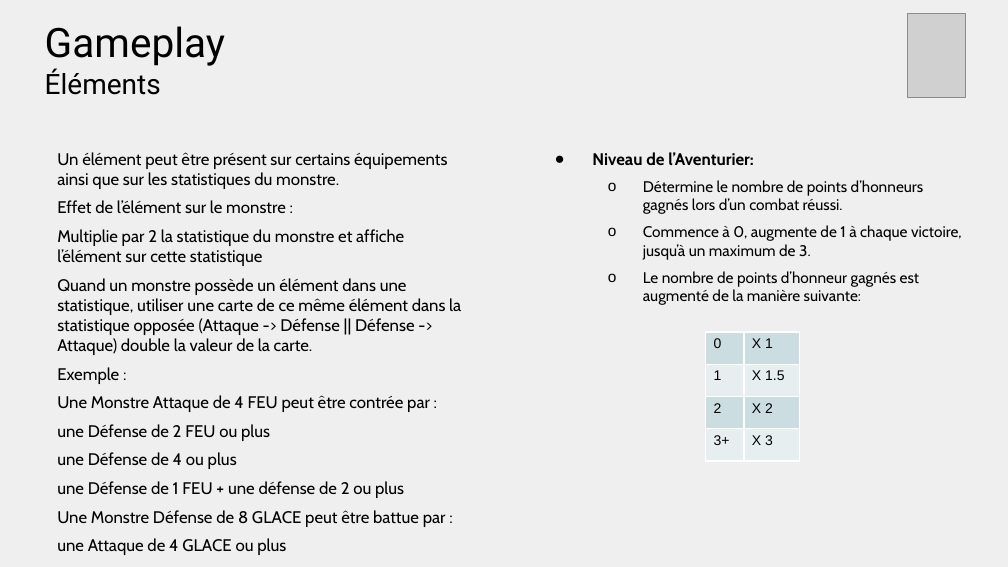
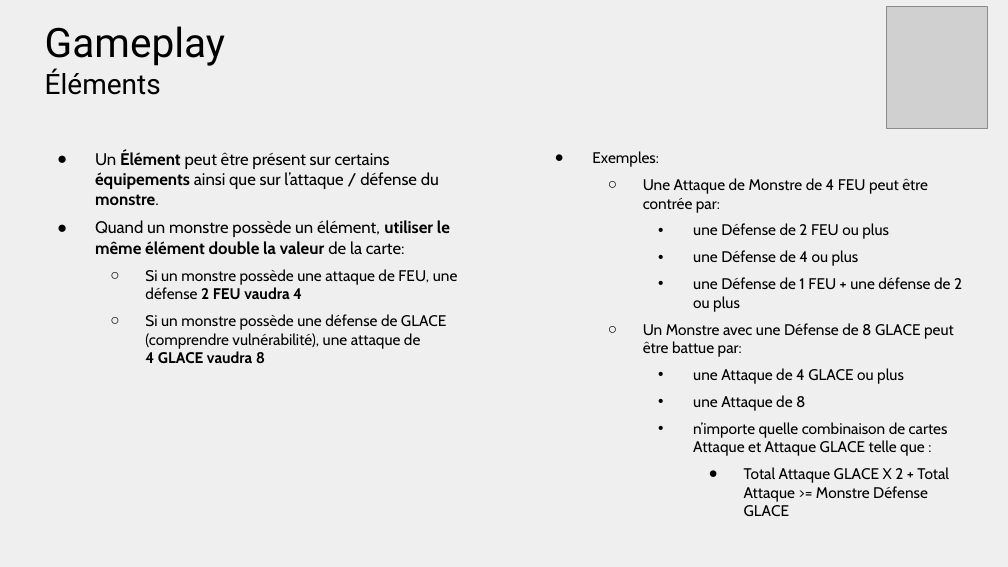
Before and after one commit to dqchess/5GD-JeuDeCarteHybride, a slide deck: slide 14 of Docs/GOD.pptx. Drawn at 1008x567 pixels with LibreOffice and Linux fonts; fonts in the diff are those of the drawing; grey boxes stand for pictures. Boxes give left, top, right and bottom in pixels: in the first picture for what was removed or moved away, otherwise in the second. Text is boxed around its words. In the diff, an @@ line names an element or a change of style, - is before the commit and + after.

```diff
--- a/Docs/GOD.pptx
+++ b/Docs/GOD.pptx
@@ picture added at bbox=[886, 6, 987, 128] @@
@@ picture removed at bbox=[908, 13, 967, 97] @@
@@ text at bbox=[95, 151, 458, 363]: text changed @@
-Un élément peut être présent sur certains équipements ainsi que sur les statistiques du monstre.
-Effet de l’élément sur le monstre :
-Multiplie par 2 la statistique du monstre et affiche l’élément sur cette statistique
-Quand un monstre possède un élément dans une statistique, utiliser une carte de ce même élément dans la statistique opposée (Attaque -> Défense || Défense -> Attaque) double la valeur de la carte.
-Exemple :
-Une Monstre Attaque de 4 FEU peut être contrée par :
-une Défense de 2 FEU ou plus
-une Défense de 4 ou plus
-une Défense de 1 FEU + une défense de 2 ou plus
-Une Monstre Défense de 8 GLACE peut être battue par :
-une Attaque de 4 GLACE ou plus
-une Attaque de 8
-n’importe quelle combinaison de cartes Attaque et Attaque GLACE tel que :
-Total Attaque GLACE X 2 + Total Attaque >= Monstre Défense GLACE
+● Un Élément peut être présent sur certains équipements ainsi que sur l’attaque / défense du monstre.
+● Quand un monstre possède un élément, utiliser le même élément double la valeur de la carte:
+  ○ Si un monstre possède une attaque de FEU, une défense 2 FEU vaudra 4
+  ○ Si un monstre possède une défense de GLACE (comprendre vulnérabilité), une attaque de
+    4 GLACE vaudra 8
@@ text at bbox=[592, 151, 962, 516]: text changed @@
-● Niveau de l’Aventurier:
-  o Détermine le nombre de points d’honneurs gagnés lors d’un combat réussi.
-  o Commence à 0, augmente de 1 à chaque victoire, jusqu’à un maximum de 3.
-  o Le nombre de points d’honneur gagnés est augmenté de la manière suivante:
+● Exemples:
+  ○ Une Attaque de Monstre de 4 FEU peut être contrée par:
+    • une Défense de 2 FEU ou plus
+    • une Défense de 4 ou plus
+    • une Défense de 1 FEU + une défense de 2 ou plus
+  ○ Un Monstre avec une Défense de 8 GLACE peut être battue par:
+    • une Attaque de 4 GLACE ou plus
+    • une Attaque de 8
+    • n’importe quelle combinaison de cartes Attaque et Attaque GLACE telle que :
+      ● Total Attaque GLACE X 2 + Total Attaque >= Monstre Défense GLACE
@@ table removed at bbox=[706, 332, 799, 461], 4 rows, 2 columns @@
-0 | X 1
-1 | X 1.5
-2 | X 2
-3+ | X 3
```
Also in this commit, not shown: 2 other files.
